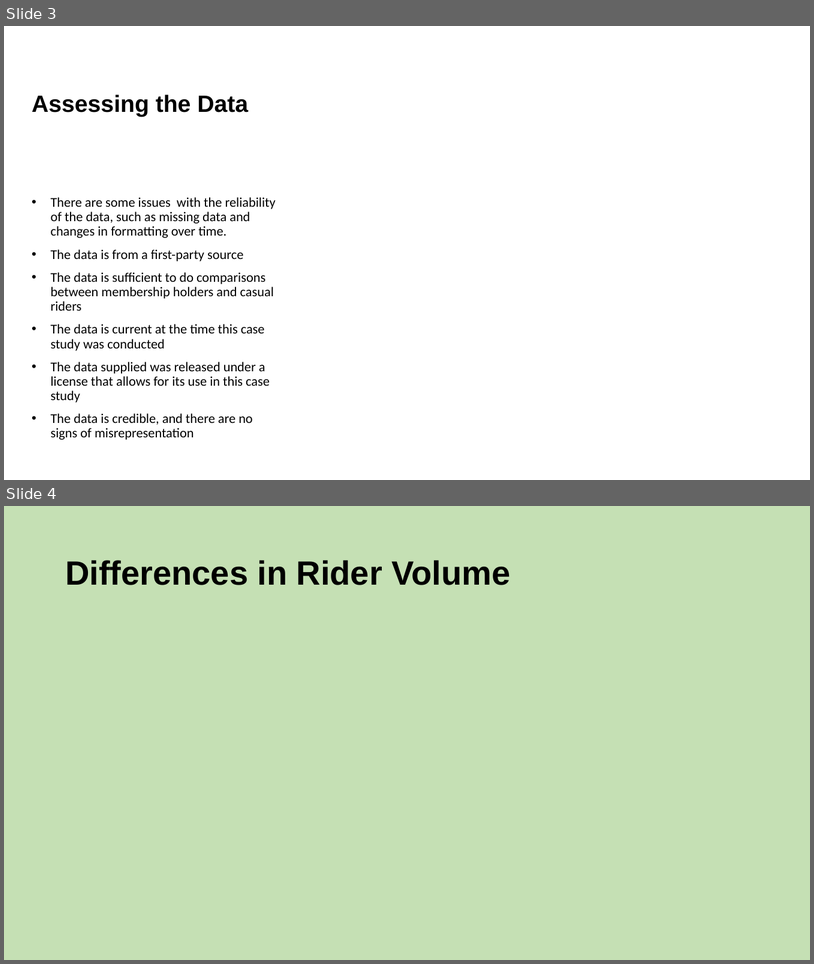
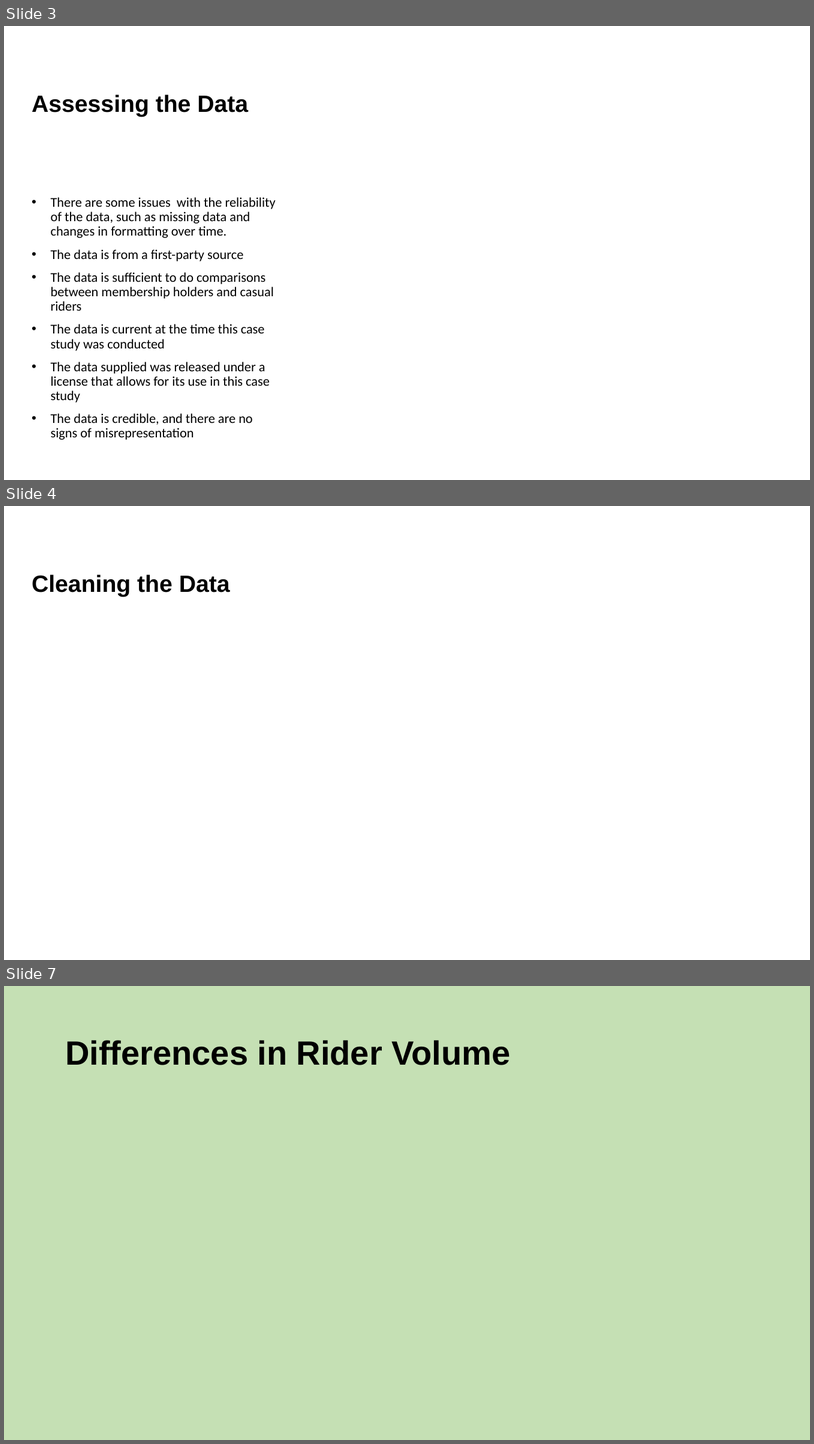
Before and after one commit to jason-heller/Rideshare-Case-Study, a slide deck: analysis_presentation.pptx. Shown one above the other, each under a label of ours: slides 3 and 4 before the commit, slides 3, 4 and 7 after it; the slides between them are not shown. The pictures are 814x964 and 814x1444 pixels, drawn with LibreOffice and Linux fonts; fonts in the diff are those of the drawing. Boxes give left, top, right and bottom in pixels: in the first picture for what was removed or moved away, otherwise in the second. Text is boxed around its words. In the diff, an @@ line names an element or a change of style, - is before the commit and + after.

```diff
--- a/analysis_presentation.pptx
+++ b/analysis_presentation.pptx
@@ slide 4 added at <box>4,506,810,960</box>, background #FFFFFF @@
@@ title added at <box>32,574,230,597</box>, 28 pt, text #000000, bold @@
+Cleaning the Data
@@ what was slide 4 is now slide 7 @@
```
Also in this commit, not shown: 3 slides changed, 5 other slides added.
